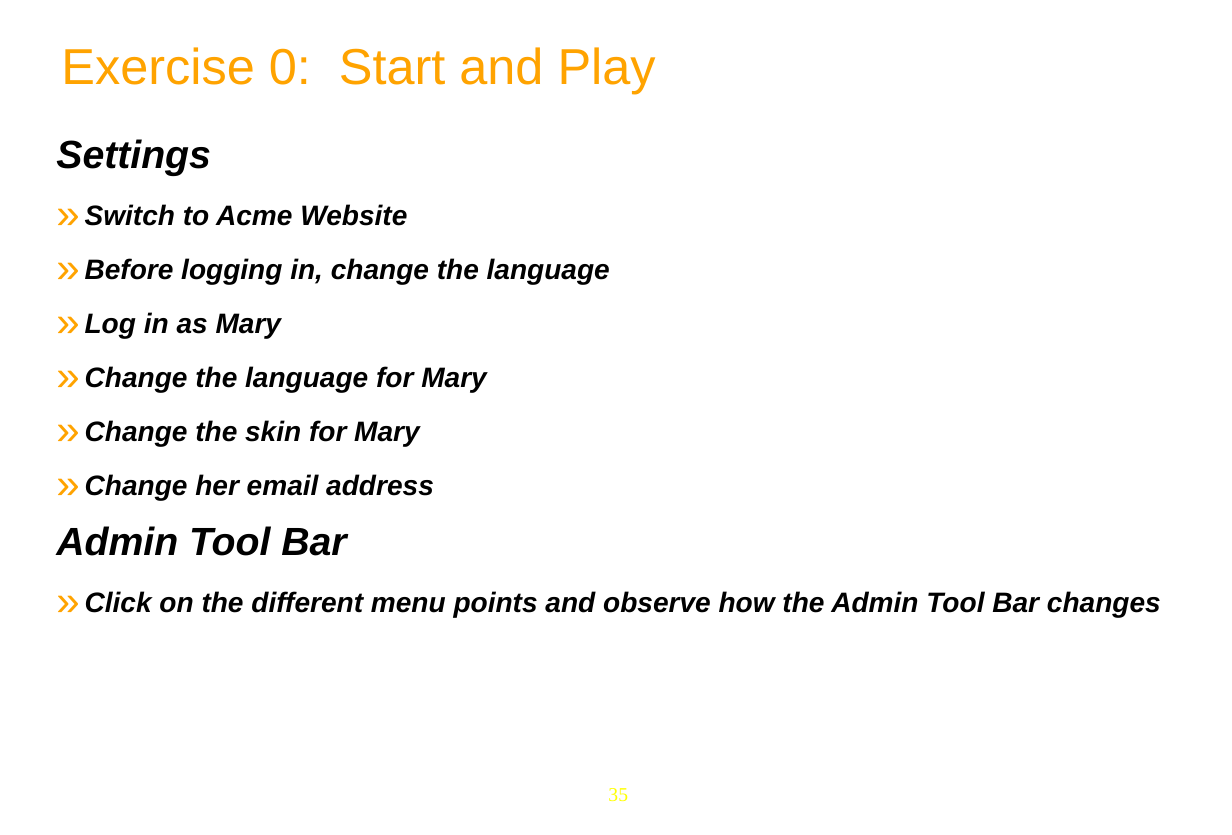
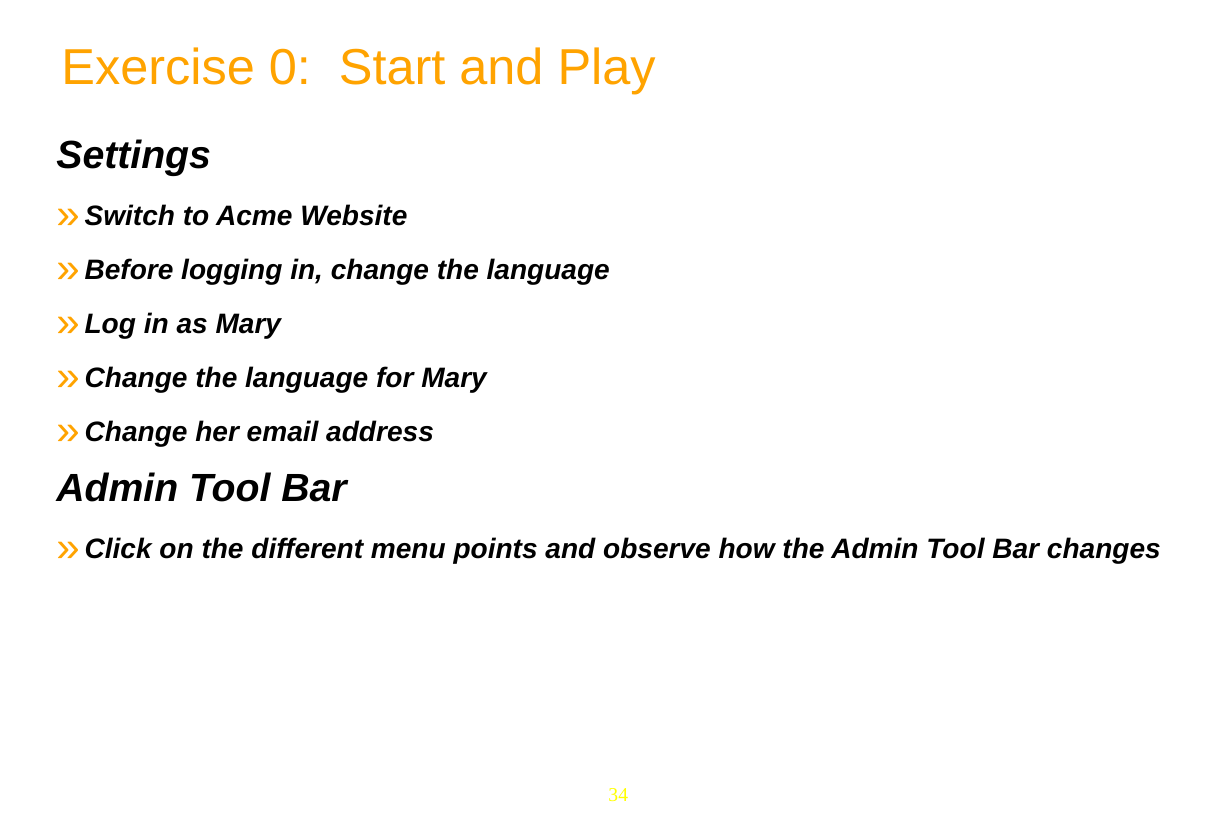
Before and after one commit to anhvurz90/training, a slide deck: slide 34 of slides/exo-fundamentals/en/030-Portal-Intro-XFund-en.pptx (slide 35 before the commit). Drawn at 1232x835 pixels with LibreOffice and Linux fonts; fonts in the diff are those of the drawing; background and template pictures are left out. Boxes give left, top, right and bottom in pixels: in the first picture for what was removed or moved away, otherwise in the second. Text is boxed around its words. In the diff, an @@ line names an element or a change of style, - is before the commit and + after.

```diff
--- a/slides/exo-fundamentals/en/030-Portal-Intro-XFund-en.pptx
+++ b/slides/exo-fundamentals/en/030-Portal-Intro-XFund-en.pptx
@@ text at (85, 420, 420, 446): paragraph removed @@
-» Change the skin for Mary
@@ page number at (608, 788, 628, 802): text changed @@
-35
+34
```
Also in this commit, not shown: 1 other slide changed, 1 slide removed.
